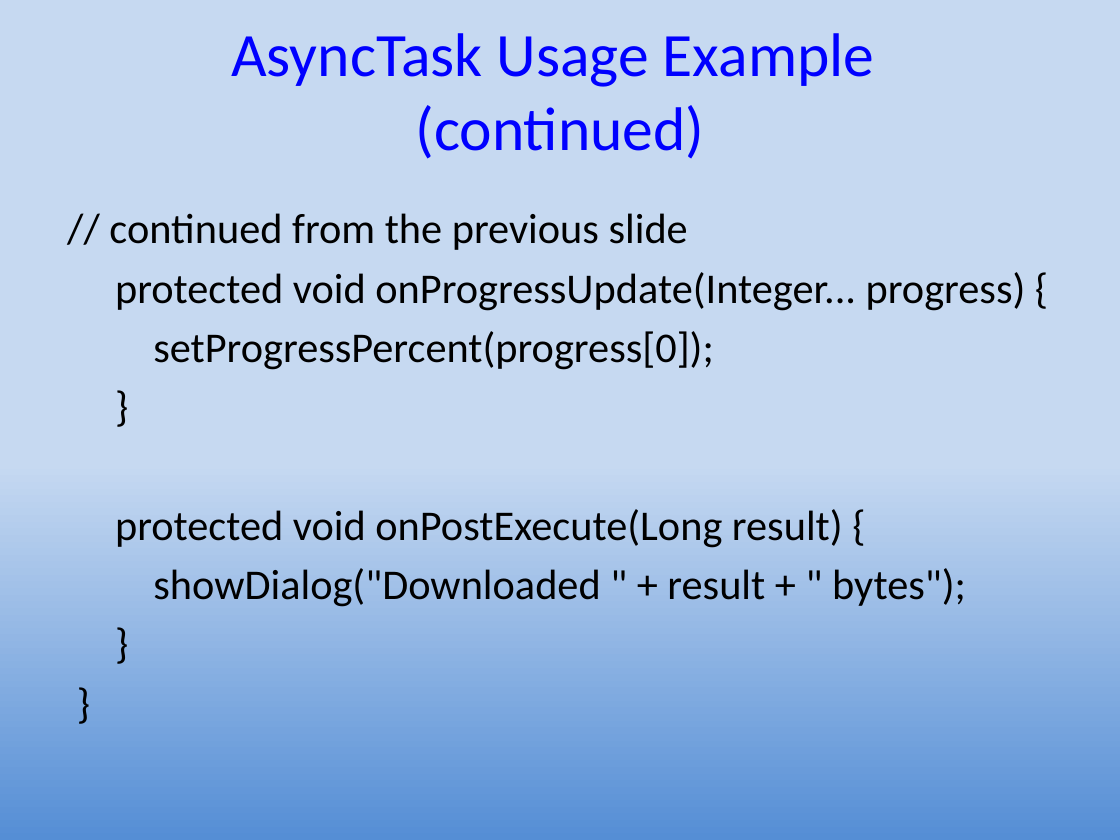
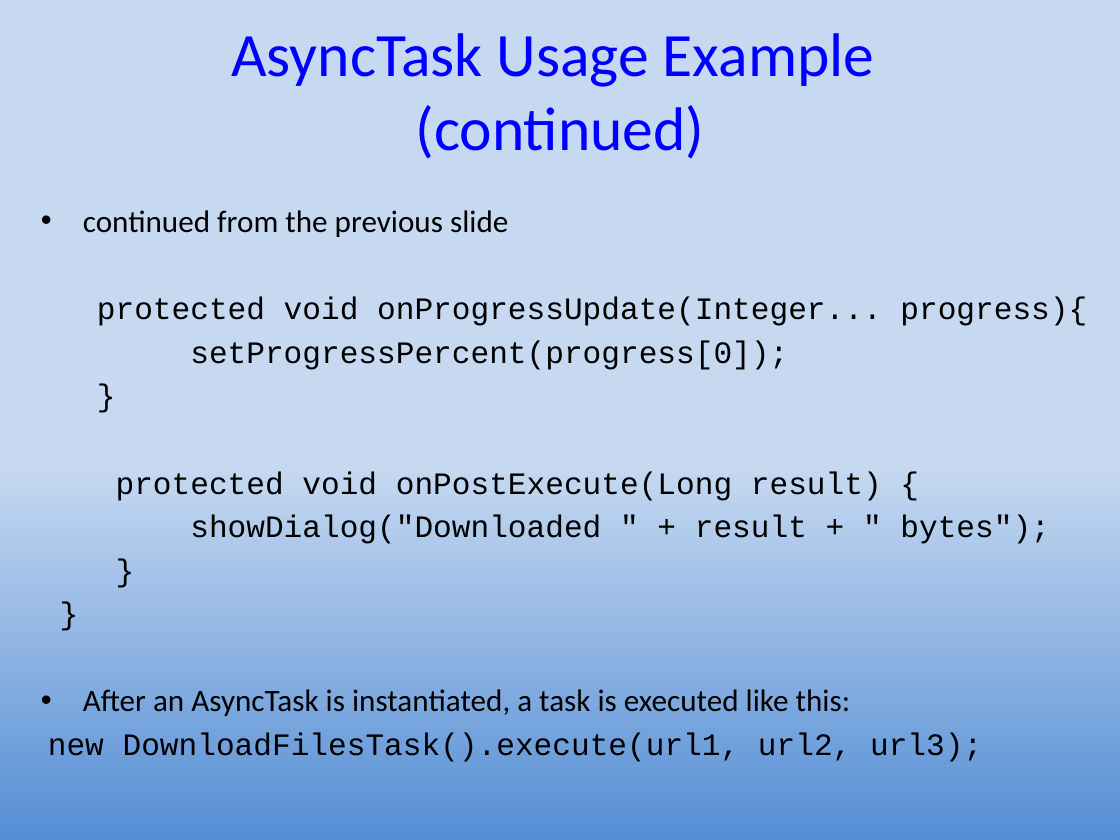
Before and after one commit to UO-CIS/CIS399Android-CourseMaterials, a slide deck: slide 35 of NotesAndSlides/CIS399Wk3Day1-HandlingData.pptx. Drawn at 1120x840 pixels with LibreOffice and Linux fonts; fonts in the diff are those of the drawing. Boxes give left, top, right and bottom in pixels: in the first picture for what was removed or moved away, otherwise in the second. Text is boxed around its words. In the diff, an @@ line names an element or a change of style, - is before the commit and + after.

```diff
--- a/NotesAndSlides/CIS399Wk3Day1-HandlingData.pptx
+++ b/NotesAndSlides/CIS399Wk3Day1-HandlingData.pptx
@@ text "continued from the previous slide": place and size @@
-text "continued from the previous slide" at <box>109,213,1026,607</box>
+text "continued from the previous slide" at <box>48,210,1087,762</box>
@@ text at <box>83,210,1087,326</box>: text changed; size 27.2 to 20 pt; font Calibri to Courier New @@
-// continued from the previous slide
-protected void onProgressUpdate(Integer... progress) {
+• continued from the previous slide
+protected void onProgressUpdate(Integer... progress){
@@ text at <box>116,341,1049,544</box>: size 27.2 to 20 pt, font Calibri to Courier New in "setProgressPercent(progress[0]);", "}", "protected void onPostExecute(Long result) {", "showDialog("Downloaded " + result + " bytes");" and 2 more places; less space between paragraphs @@
@@ text at <box>48,689,982,762</box>: paragraphs added @@
+• After an AsyncTask is instantiated, a task is executed like this:
+new DownloadFilesTask().execute(url1, url2, url3);
```
Also in this commit, not shown: 5 other slides changed, 5 other files.
